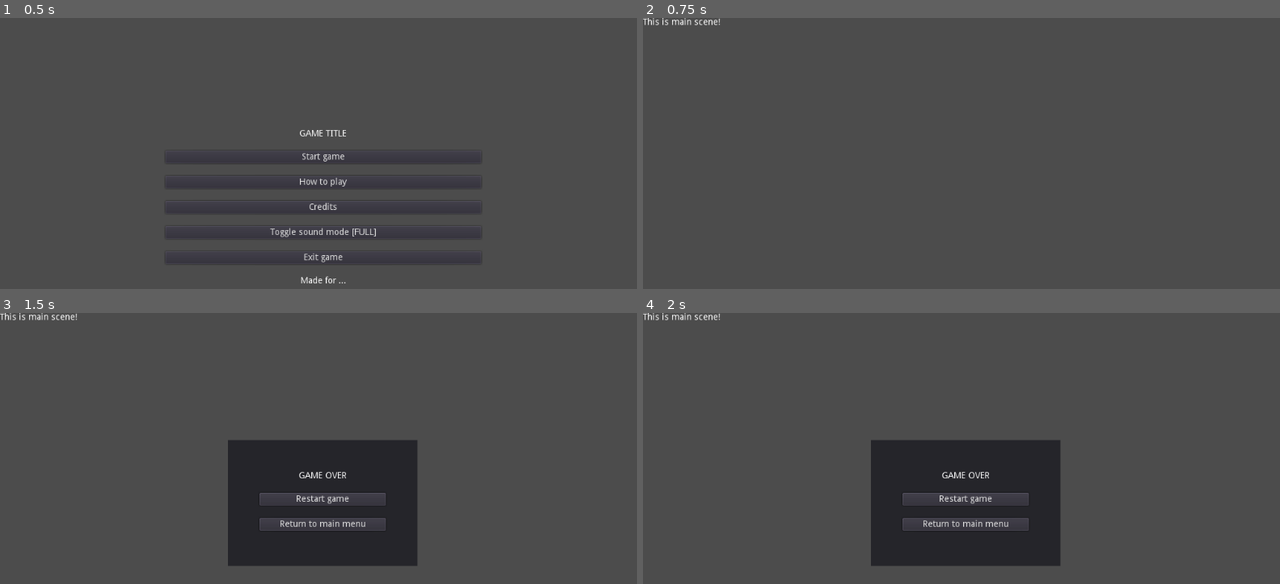
Above: before the commit, frames 1-4 (two rows, left to right).
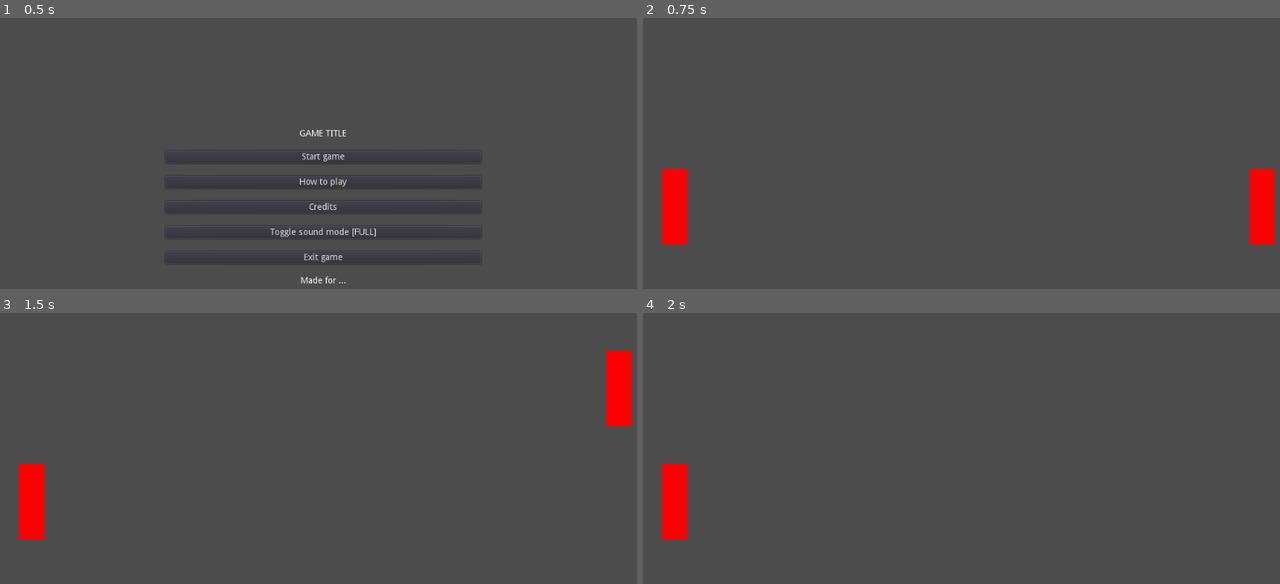
Above: after the commit, the same moments.

Repository: moisesjbc/1-retogamedev
Game: Godot game, scene res://menus/main_menu/main_menu.tscn
The game is run twice, just before and just after one commit, with the same random seed, the same clock (stepped at 60 frames per second) and the same inputs.
Inputs:
- Up to frame 1 (0.5 s): no input
- Up to frame 2 (0.75 s): click "Start game" at 0.5 s
- Up to frame 3 (1.5 s): tap Enter at 1.25 s; hold Up (ui_up) from 1.28 s (still down)
- Up to frame 4 (2 s): keep holding Up (ui_up)

Frame 1 is identical in both runs. In frame 2, 2.4% of the frame differs, in the area x 0-100%, y 0-84%; in frame 3, 14%, in the area x 0-100%, y 0-94%; in frame 4, 13%.

Commit message:
Added players movement

Diff:
--- a/godot-project/main/main.gd
+++ b/godot-project/main/main.gd
@@ -7,8 +7,8 @@
 		$gui_canvas/pause_menu.pause_game()
 
 	# Just a sample for triggering a game over.
-	if Input.is_action_pressed("ui_up"):
-		emit_signal("game_over")
+	#if Input.is_action_pressed("ui_up"):
+	#	emit_signal("game_over")
 
 
 func _on_main_game_over():
--- a/godot-project/main/main.tscn
+++ b/godot-project/main/main.tscn
@@ -1,22 +1,25 @@
-[gd_scene load_steps=4 format=2]
+[gd_scene load_steps=5 format=2]
 
 [ext_resource path="res://main/main.gd" type="Script" id=1]
 [ext_resource path="res://menus/pause_menu/pause_menu.tscn" type="PackedScene" id=2]
 [ext_resource path="res://menus/game_over_menu/game_over_menu.tscn" type="PackedScene" id=3]
+[ext_resource path="res://main/player/player.tscn" type="PackedScene" id=4]
 
 [node name="main" type="Node2D"]
 script = ExtResource( 1 )
 
 [node name="gui_canvas" type="CanvasLayer" parent="."]
 
-[node name="dummy_label" type="Label" parent="gui_canvas"]
-margin_right = 123.0
-margin_bottom = 14.0
-text = "This is main scene!"
-
 [node name="pause_menu" parent="gui_canvas" instance=ExtResource( 2 )]
 visible = false
 
 [node name="game_over_menu" parent="gui_canvas" instance=ExtResource( 3 )]
 visible = false
+
+[node name="player_1" parent="." instance=ExtResource( 4 )]
+position = Vector2( 50, 300 )
+
+[node name="player_2" parent="." instance=ExtResource( 4 )]
+position = Vector2( 980, 300 )
+player_index = 2
 [connection signal="game_over" from="." to="." method="_on_main_game_over"]
--- a/godot-project/main/player/player.gd
+++ b/godot-project/main/player/player.gd
@@ -1,12 +1,23 @@
-extends Sprite
+extends KinematicBody2D
 
 var current_color: Color = Color(1, 0, 0)
+export var player_index: int = 1
+export var velocity: float = 900
+var direction: Vector2 = Vector2(0.0, 0.0)
 
-# Called when the node enters the scene tree for the first time.
+
 func _ready():
 	self.modulate = current_color
 
 
-# Called every frame. 'delta' is the elapsed time since the previous frame.
-#func _process(delta):
-#	pass
+func _input(_event):
+	if Input.is_action_pressed("ui_up_player_"+String(player_index)):
+		direction.y = -1
+	elif Input.is_action_pressed("ui_down_player_"+String(player_index)):
+		direction.y = 1
+	else:
+		direction.y = 0
+
+
+func _process(delta):
+	move_and_collide(velocity * direction * delta)
--- a/godot-project/main/player/player.tscn
+++ b/godot-project/main/player/player.tscn
@@ -1,9 +1,18 @@
-[gd_scene load_steps=3 format=2]
+[gd_scene load_steps=4 format=2]
 
 [ext_resource path="res://textures/white_texture.png" type="Texture" id=1]
 [ext_resource path="res://main/player/player.gd" type="Script" id=2]
 
-[node name="Node2D" type="Sprite"]
-scale = Vector2( 3, 8 )
+[sub_resource type="RectangleShape2D" id=1]
+extents = Vector2( 20.1601, 60.3466 )
+
+[node name="player" type="KinematicBody2D"]
+script = ExtResource( 2 )
+
+[node name="sprite" type="Sprite" parent="."]
+scale = Vector2( 10, 30 )
 texture = ExtResource( 1 )
-script = ExtResource( 2 )
+
+[node name="shape" type="CollisionShape2D" parent="."]
+position = Vector2( -0.440125, 0.440125 )
+shape = SubResource( 1 )
--- a/godot-project/project.godot
+++ b/godot-project/project.godot
@@ -30,6 +30,26 @@
 "events": [ Object(InputEventKey,"resource_local_to_scene":false,"resource_name":"","device":0,"alt":false,"shift":false,"control":false,"meta":false,"command":false,"pressed":false,"scancode":16777217,"unicode":0,"echo":false,"script":null)
  ]
 }
+ui_up_player_1={
+"deadzone": 0.5,
+"events": [ Object(InputEventKey,"resource_local_to_scene":false,"resource_name":"","device":0,"alt":false,"shift":false,"control":false,"meta":false,"command":false,"pressed":false,"scancode":87,"unicode":0,"echo":false,"script":null)
+ ]
+}
+ui_down_player_1={
+"deadzone": 0.5,
+"events": [ Object(InputEventKey,"resource_local_to_scene":false,"resource_name":"","device":0,"alt":false,"shift":false,"control":false,"meta":false,"command":false,"pressed":false,"scancode":83,"unicode":0,"echo":false,"script":null)
+ ]
+}
+ui_up_player_2={
+"deadzone": 0.5,
+"events": [ Object(InputEventKey,"resource_local_to_scene":false,"resource_name":"","device":0,"alt":false,"shift":false,"control":false,"meta":false,"command":false,"pressed":false,"scancode":16777232,"unicode":0,"echo":false,"script":null)
+ ]
+}
+ui_down_player_2={
+"deadzone": 0.5,
+"events": [ Object(InputEventKey,"resource_local_to_scene":false,"resource_name":"","device":0,"alt":false,"shift":false,"control":false,"meta":false,"command":false,"pressed":false,"scancode":16777234,"unicode":0,"echo":false,"script":null)
+ ]
+}
 
 [rendering]
 
